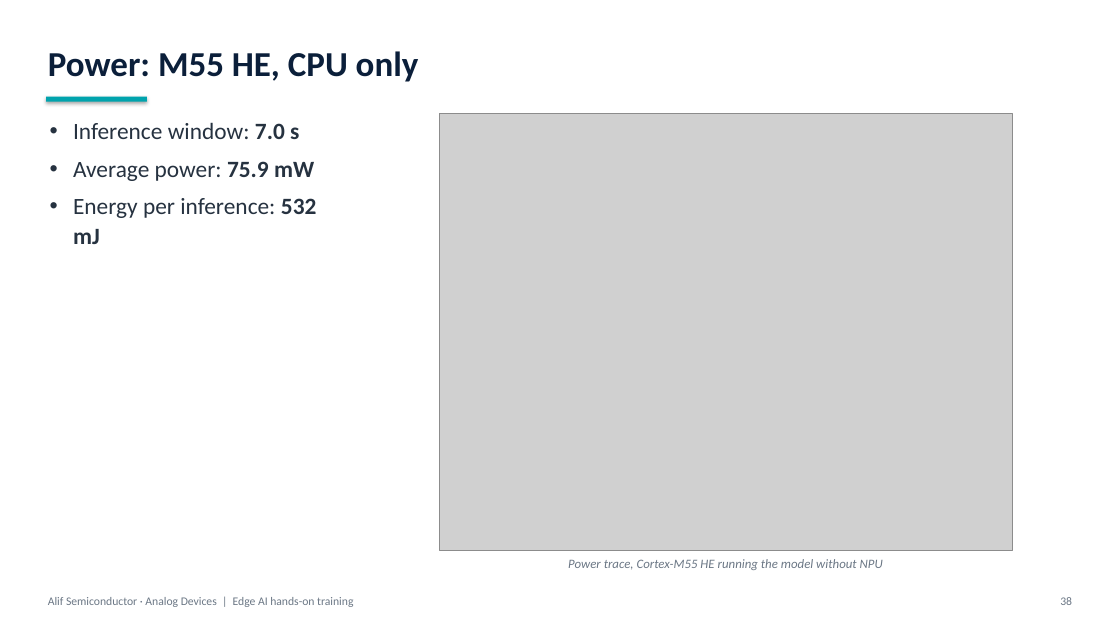
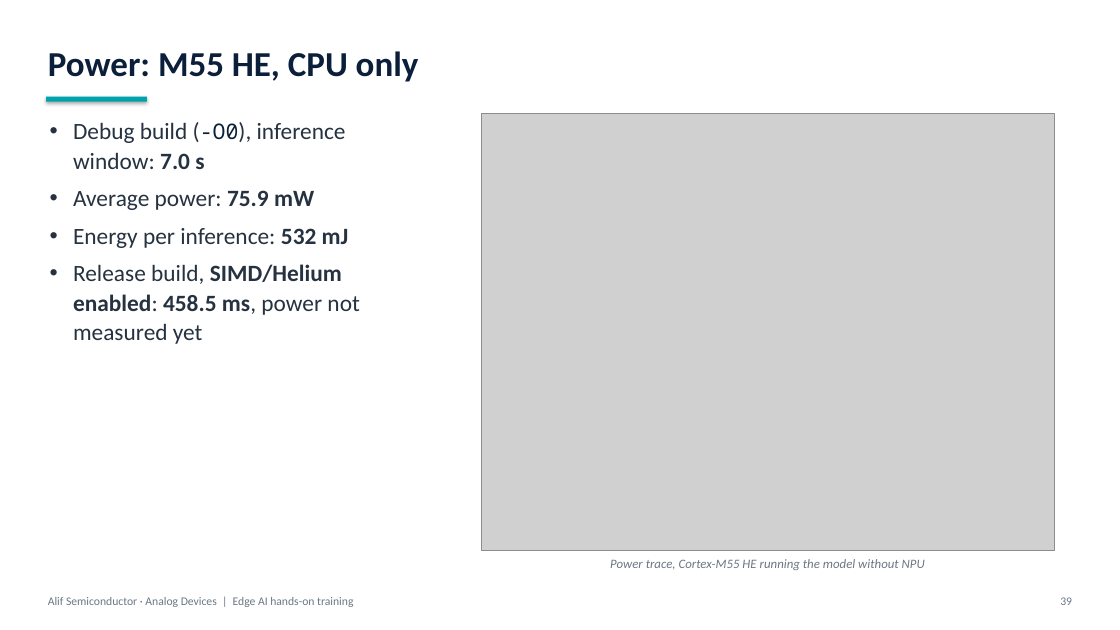
Before and after one commit to alifsemi/alif_ml-training, a slide deck: slide 39 of training/alif_ml_training.pptx (slide 38 before the commit). Drawn at 1120x630 pixels with LibreOffice and Linux fonts; fonts in the diff are those of the drawing; grey boxes stand for pictures. Boxes give left, top, right and bottom in pixels: in the first picture for what was removed or moved away, otherwise in the second. Text is boxed around its words. In the diff, an @@ line names an element or a change of style, - is before the commit and + after.

Commit message:
SIMD optimized CPU result

```diff
--- a/training/alif_ml_training.pptx
+++ b/training/alif_ml_training.pptx
@@ picture: place and size @@
-picture at <box>439,113,1012,550</box>
+picture at <box>481,113,1054,550</box>
@@ text at <box>73,122,346,169</box>: text changed @@
-• Inference window: 7.0 s
+• Debug build (-O0), inference window: 7.0 s
@@ text at <box>73,264,359,344</box>: paragraph added @@
+• Release build, SIMD/Helium enabled: 458.5 ms, power not measured yet
@@ text "Power trace, Cortex-M55 HE running ...": place and size @@
-text "Power trace, Cortex-M55 HE running ..." at <box>568,559,883,570</box>
+text "Power trace, Cortex-M55 HE running ..." at <box>610,559,925,570</box>
```
Also in this commit, not shown: 37 other slides changed, 1 slide added, 9 other files.
